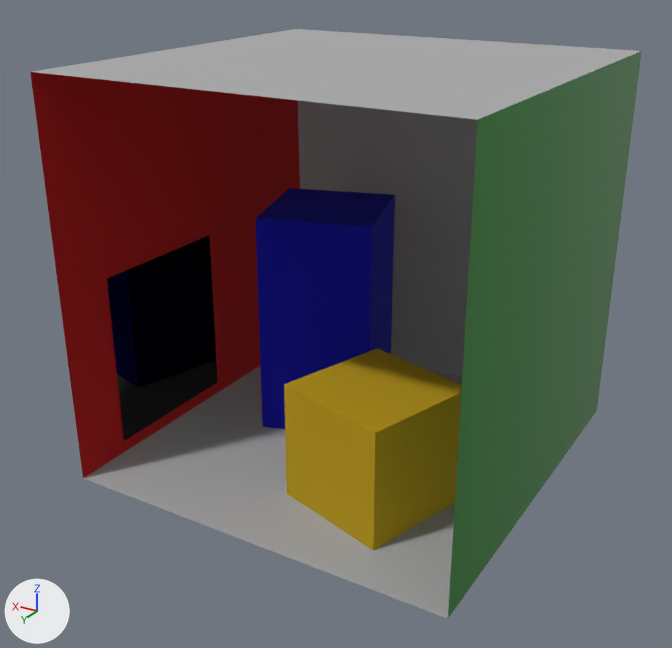
Renders of the OBJ model models/cornell_box_VI.obj from each side of a commit.
One viewpoint serves both versions: a 50 mm camera at (-316.0, 766.0, 706.0) aimed at (287.0, -239.0, 204.0). Lighting does not change. The marker at lower left points along +X, +Y and +Z. Where no turn or scale is listed for an object, it has been applied to the vertices.

In view in the first picture: 'back_wall', 'ceiling', 'floor', 'green_wall', 'mirror', 'red_wall', 'short_block', 'tall_block'.
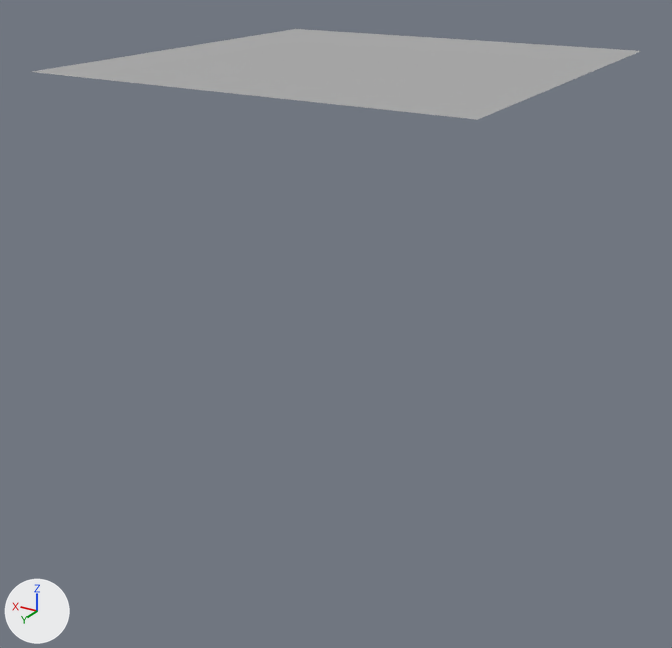
Edits to the scene script, one JSON object a line:
```json
{"op": "remove", "block": "ob_back_wall", "code": ["ob_back_wall = bpy.data.objects.new('back_wall', me_back_wall)", "ob_back_wall.location = (0.0, 0.0, 0.0)"]}
{"op": "remove", "block": "ob_floor", "code": ["ob_floor = bpy.data.objects.new('floor', me_floor)", "ob_floor.location = (0.0, 0.0, 0.0)"]}
{"op": "remove", "block": "ob_green_wall", "code": ["ob_green_wall = bpy.data.objects.new('green_wall', me_green_wall)", "ob_green_wall.location = (0.0, 0.0, 0.0)"]}
{"op": "remove", "block": "ob_mirror", "code": ["ob_mirror = bpy.data.objects.new('mirror', me_mirror)", "ob_mirror.location = (0.0, 0.0, 0.0)"]}
{"op": "remove", "block": "ob_red_wall", "code": ["ob_red_wall = bpy.data.objects.new('red_wall', me_red_wall)", "ob_red_wall.location = (0.0, 0.0, 0.0)"]}
{"op": "remove", "block": "ob_short_block", "code": ["ob_short_block = bpy.data.objects.new('short_block', me_short_block)", "ob_short_block.location = (0.0, 0.0, 0.0)"]}
{"op": "remove", "block": "ob_tall_block", "code": ["ob_tall_block = bpy.data.objects.new('tall_block', me_tall_block)", "ob_tall_block.location = (0.0, 0.0, 0.0)"]}
```

What differs and where, as boxes [x1, y1, x2, y2] in the pictures (672 x 648 px):
```json
{"object": "green_wall", "change": "deleted", "before": [448, 51, 642, 618], "on screen": "green"}
{"object": "red_wall", "change": "deleted", "before": [30, 72, 300, 478], "on screen": "red"}
{"object": "floor", "change": "deleted", "before": [83, 365, 462, 619]}
{"object": "back_wall", "change": "deleted", "before": [298, 101, 478, 377]}
{"object": "short_block", "change": "deleted", "before": [284, 348, 462, 550], "on screen": "yellow"}
{"object": "tall_block", "change": "deleted", "before": [255, 188, 395, 429], "on screen": "blue"}
{"object": "mirror", "change": "deleted", "before": [107, 236, 218, 441], "on screen": "black"}
```
